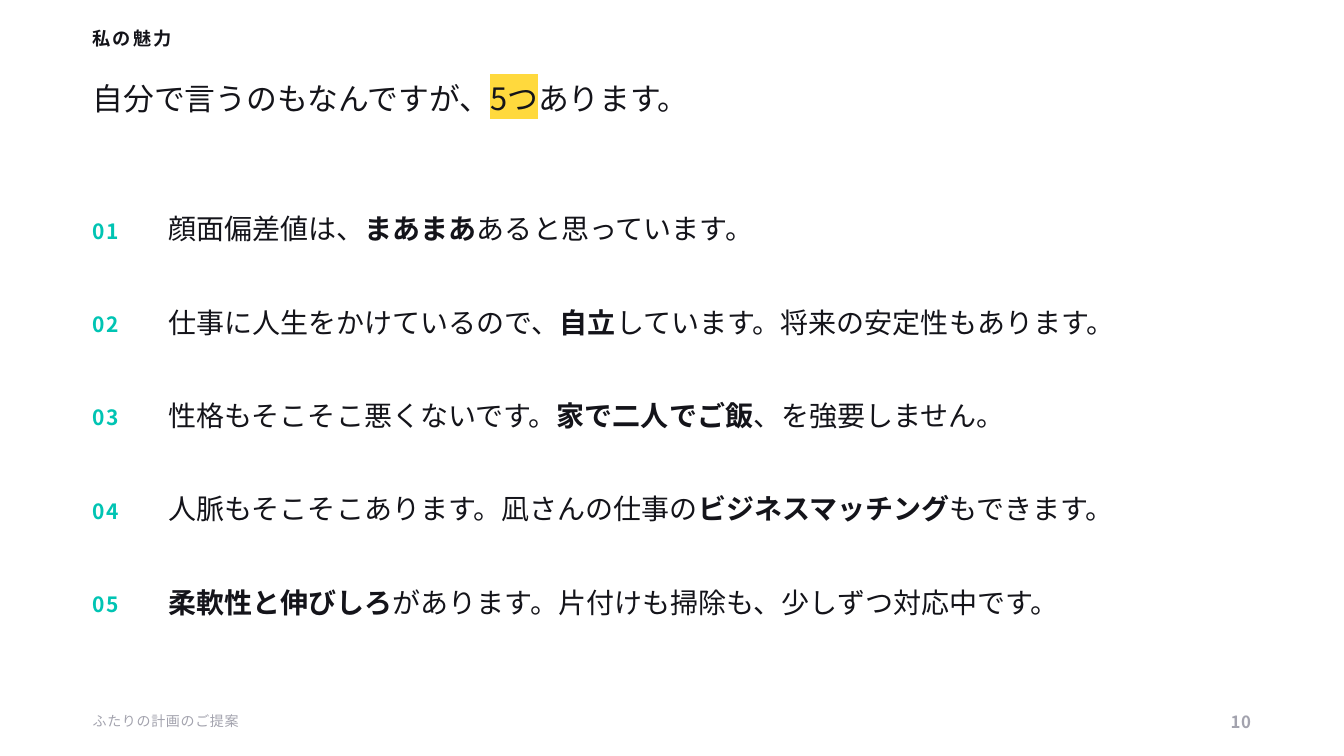
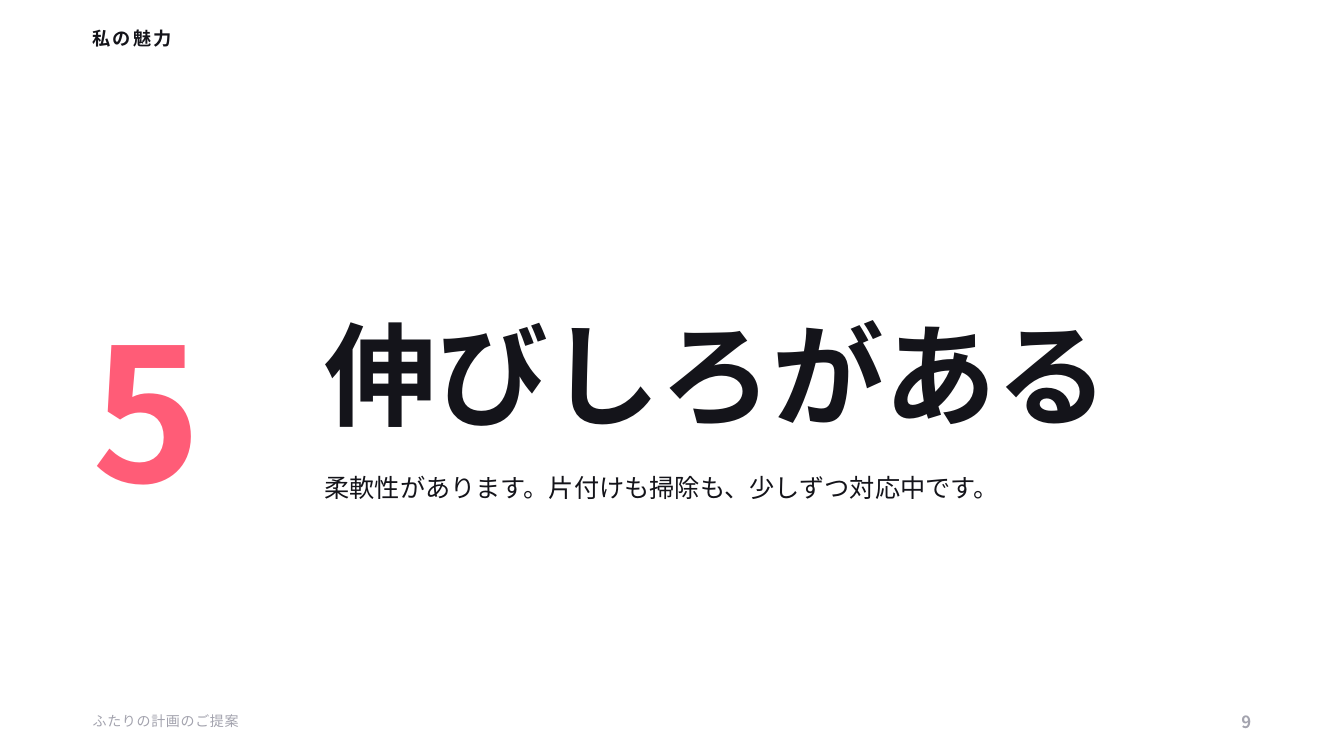
Before and after one commit to ayaka1933-glitch/portfolio, a slide deck: slide 9 of proposal/ふたりの計画のご提案.pptx (slide 10 before the commit). Drawn at 1344x756 pixels with LibreOffice and Linux fonts; fonts in the diff are those of the drawing. Boxes give left, top, right and bottom in pixels: in the first picture for what was removed or moved away, otherwise in the second. Text is boxed around its words. In the diff, an @@ line names an element or a change of style, - is before the commit and + after.

```diff
--- a/proposal/ふたりの計画のご提案.pptx
+++ b/proposal/ふたりの計画のご提案.pptx
@@ text removed at bbox=[93, 78, 689, 118] @@
-自分で言うのもなんですが、5つあります。
@@ text removed at bbox=[93, 223, 119, 240] @@
-01
@@ text removed at bbox=[168, 215, 753, 242] @@
-顔面偏差値は、まあまああると思っています。
@@ text removed at bbox=[93, 316, 119, 333] @@
-02
@@ text removed at bbox=[168, 309, 1114, 336] @@
-仕事に人生をかけているので、自立しています。将来の安定性もあります。
@@ text added at bbox=[325, 320, 1109, 427], 80 pt, text #14141A, bold @@
+伸びしろがある
@@ text added at bbox=[93, 345, 202, 485], 132 pt, text #FF5C77, bold @@
+5
@@ text removed at bbox=[93, 409, 119, 426] @@
-03
@@ text removed at bbox=[168, 402, 1005, 429] @@
-性格もそこそこ悪くないです。家で二人でご飯、を強要しません。
@@ text at bbox=[325, 475, 999, 499]: text changed; size 20 to 18 pt @@
-柔軟性と伸びしろがあります。片付けも掃除も、少しずつ対応中です。
+柔軟性があります。片付けも掃除も、少しずつ対応中です。
@@ text removed at bbox=[93, 503, 119, 520] @@
-04
@@ text removed at bbox=[168, 495, 1114, 522] @@
-人脈もそこそこあります。凪さんの仕事のビジネスマッチングもできます。
@@ text removed at bbox=[93, 596, 119, 613] @@
-05
@@ text at bbox=[1241, 715, 1251, 728]: text changed @@
-10
+9
```
Also in this commit, not shown: 8 other slides changed, 5 slides added, 4 other files.
